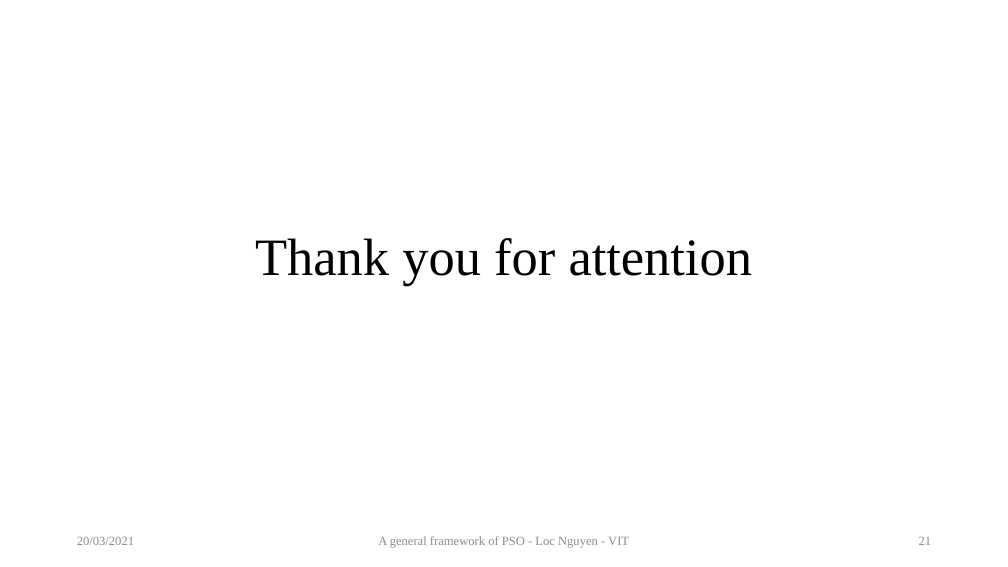
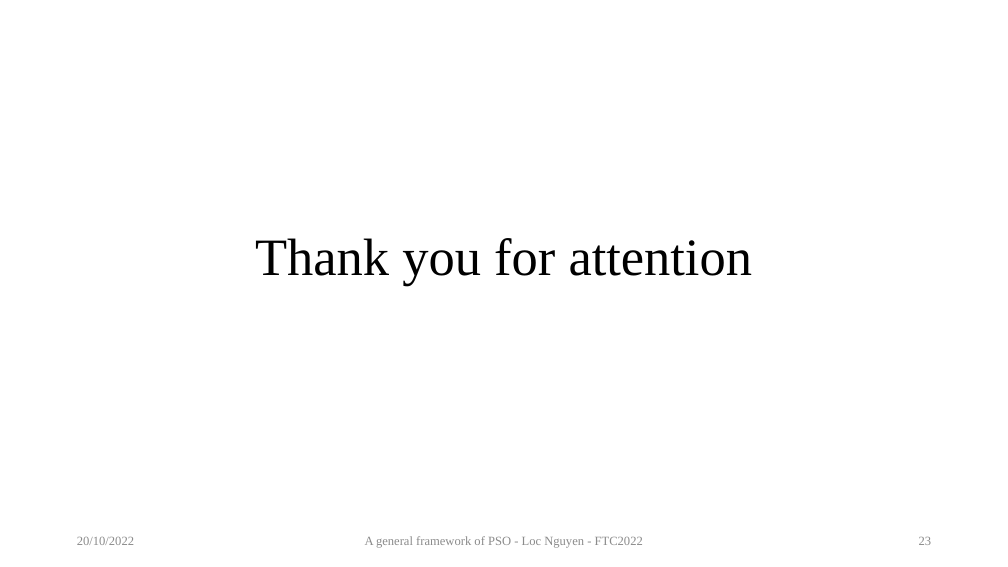
Before and after one commit to ngphloc/ai, a slide deck: slide 23 of 2_design/pso/GeneralPSO.pptx (slide 21 before the commit). Drawn at 1008x567 pixels with LibreOffice and Linux fonts; fonts in the diff are those of the drawing. Boxes give left, top, right and bottom in pixels: in the first picture for what was removed or moved away, otherwise in the second. Text is boxed around its words. In the diff, an @@ line names an element or a change of style, - is before the commit and + after.

```diff
--- a/2_design/pso/GeneralPSO.pptx
+++ b/2_design/pso/GeneralPSO.pptx
@@ text at [77, 537, 134, 545]: text changed @@
-20/03/2021
+20/10/2022
@@ text at [365, 536, 643, 548]: text changed @@
-A general framework of PSO - Loc Nguyen - VIT
+A general framework of PSO - Loc Nguyen - FTC2022
@@ page number at [919, 537, 932, 545]: text changed @@
-21
+23
```
Also in this commit, not shown: 21 other slides changed, 1 slide added, 17 other files.
